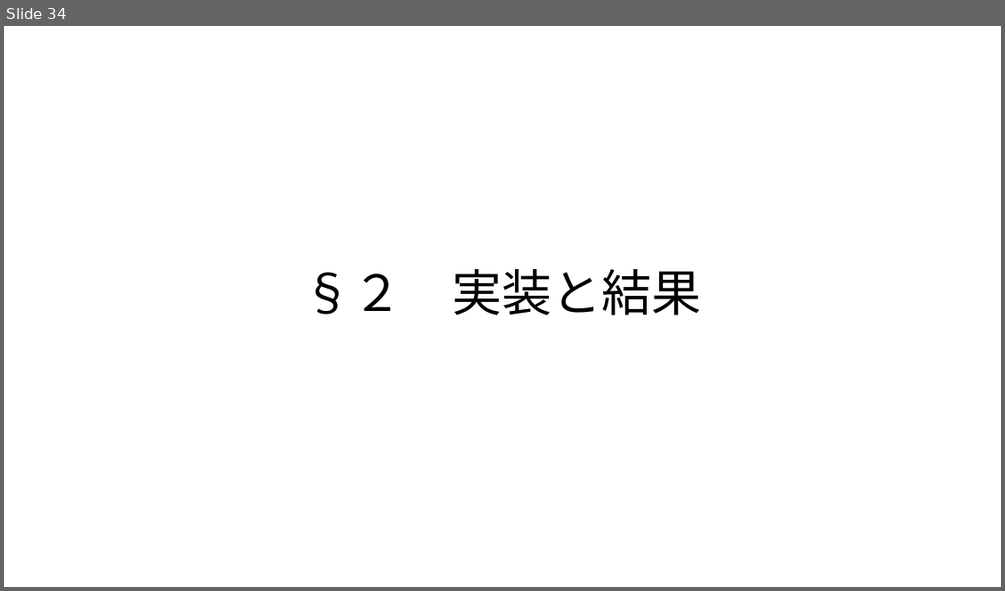
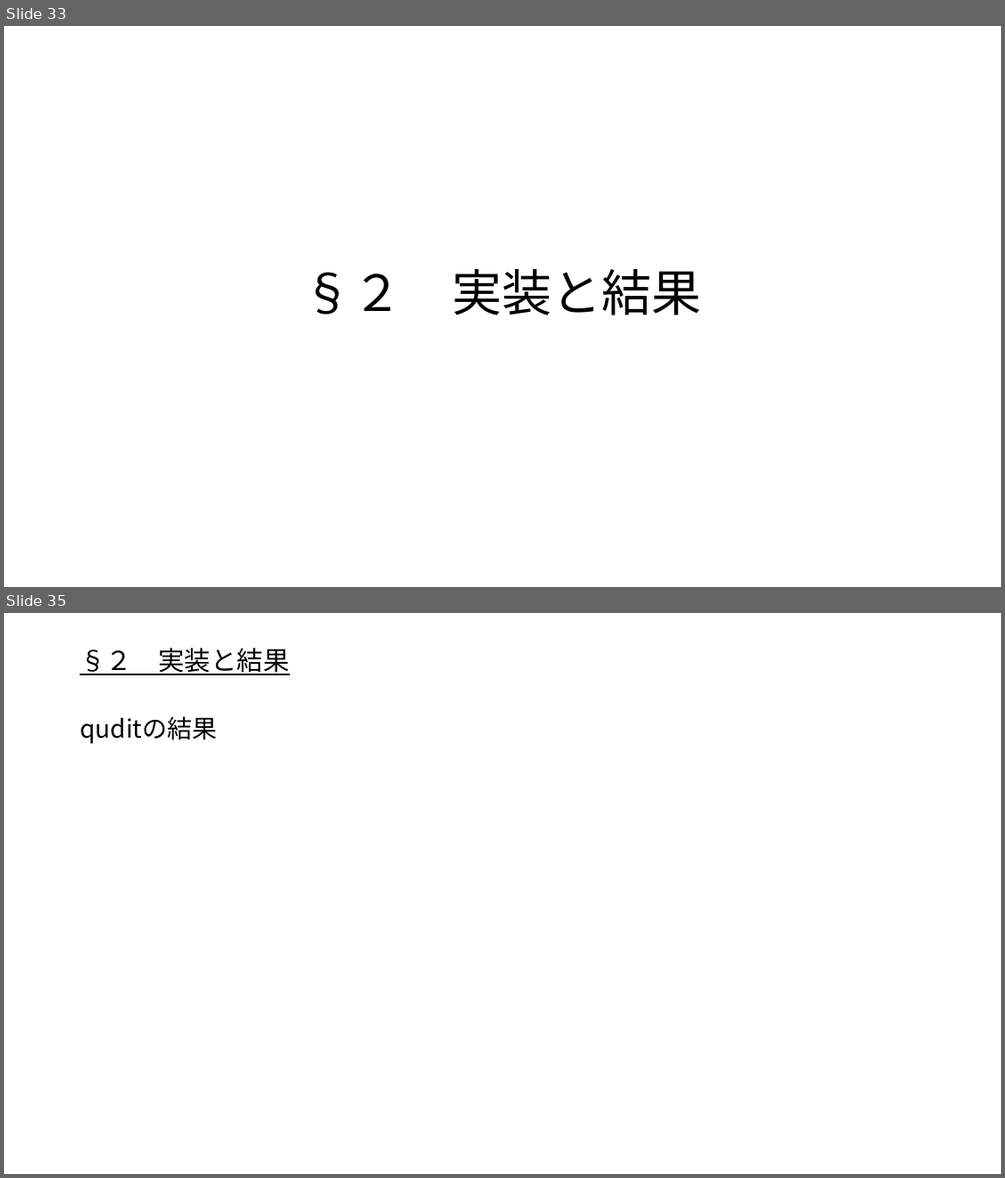
Before and after one commit to outk/graduate_thesis, a slide deck: 量子状態トモグラフィー.pptx. Shown one above the other, each under a label of ours: slide 34 before the commit, slides 33 and 35 after it; the slides between them are not shown. The pictures are 1005x591 and 1005x1178 pixels, drawn with LibreOffice and Linux fonts; fonts in the diff are those of the drawing. Boxes give left, top, right and bottom in pixels: in the first picture for what was removed or moved away, otherwise in the second. Text is boxed around its words. In the diff, an @@ line names an element or a change of style, - is before the commit and + after.

```diff
--- a/量子状態トモグラフィー.pptx
+++ b/量子状態トモグラフィー.pptx
@@ slide 35 added at (4,613,1001,1174), background #FFFFFF @@
@@ title added at (73,643,933,682), outline #FFFFFF 0.75 pt, 25.2 pt, text #000000, underline @@
+§２ 実装と結果
@@ text added at (80,716,217,744), 24 pt, text #000000 @@
+quditの結果
@@ what was slide 34 is now slide 33 @@
```
Also in this commit, not shown: 1 slide changed, 4 other slides added, 2 slides removed.
